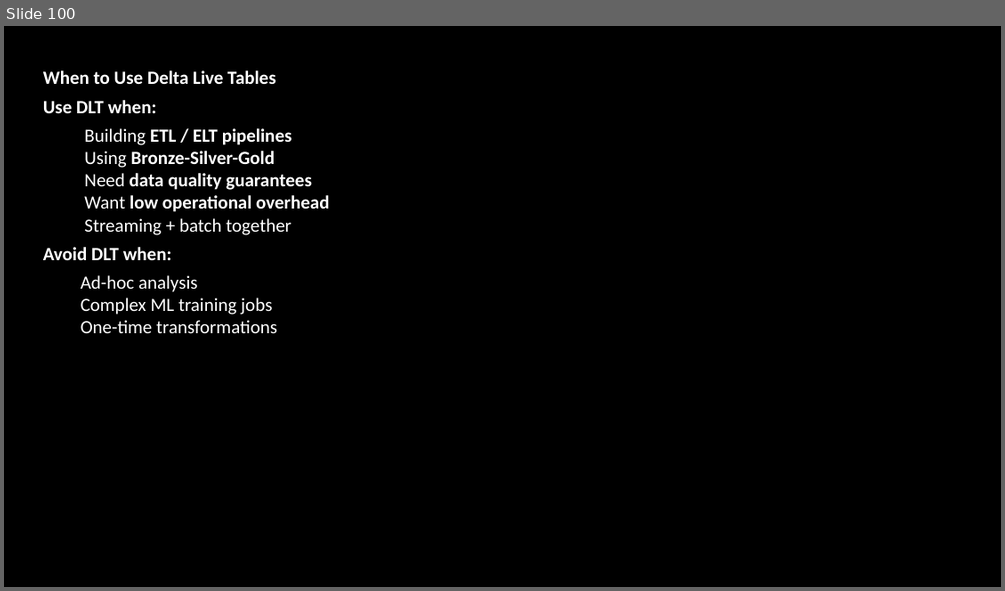
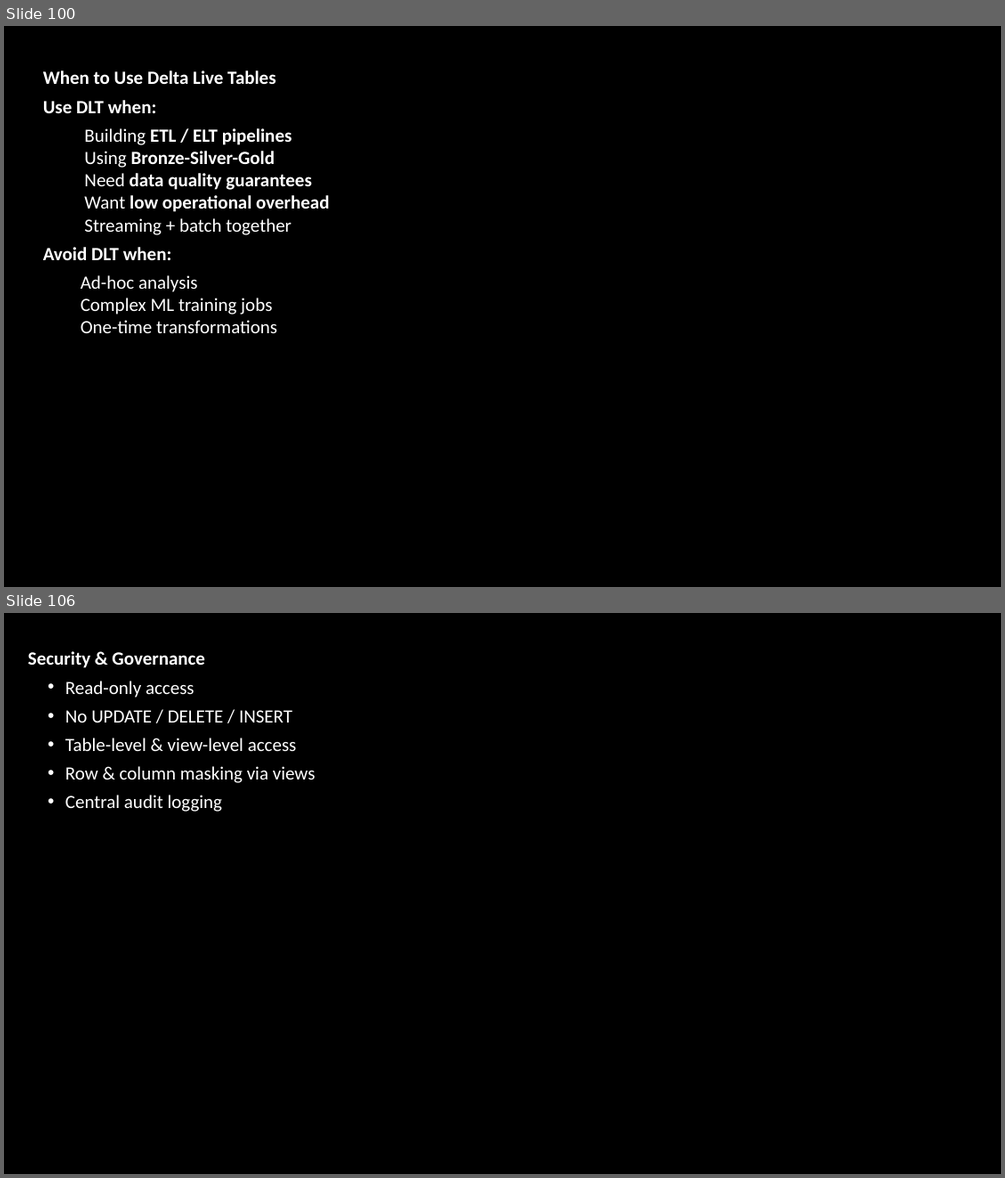
Before and after one commit to babjeereddy/revature_databrics, a slide deck: databrics/Databrics.pptx. Shown one above the other, each under a label of ours: slide 100 before the commit, slides 100 and 106 after it; the slides between them are not shown. The pictures are 1005x591 and 1005x1178 pixels, drawn with LibreOffice and Linux fonts; fonts in the diff are those of the drawing; background and template pictures are left out. Boxes give left, top, right and bottom in pixels: in the first picture for what was removed or moved away, otherwise in the second. Text is boxed around its words. In the diff, an @@ line names an element or a change of style, - is before the commit and + after.

```diff
--- a/databrics/Databrics.pptx
+++ b/databrics/Databrics.pptx
@@ slide 106 added at box(4, 613, 1001, 1174), background picture (left out) @@
@@ text added at box(28, 651, 316, 811), 18 pt, text #FFFFFF @@
+Security & Governance
+  • Read-only access
+  • No UPDATE / DELETE / INSERT
+  • Table-level & view-level access
+  • Row & column masking via views
+  • Central audit logging
```
Also in this commit, not shown: 2 slides changed, 36 other slides added.
